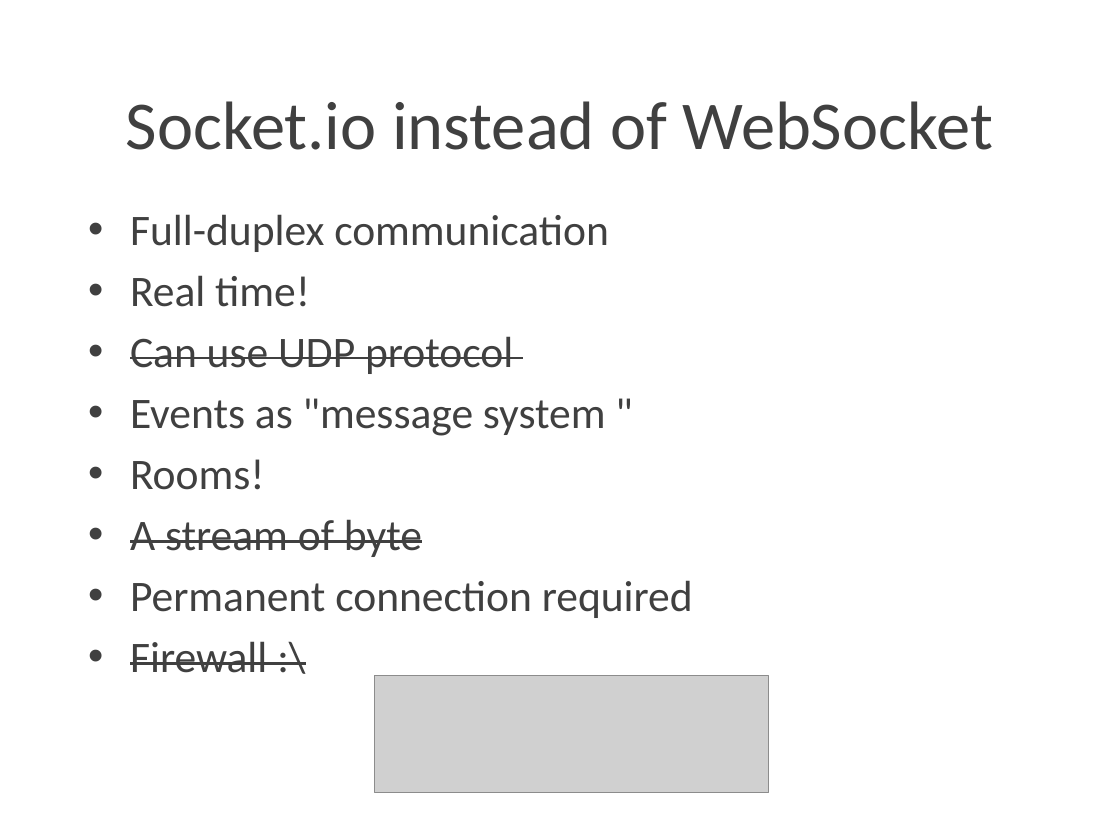
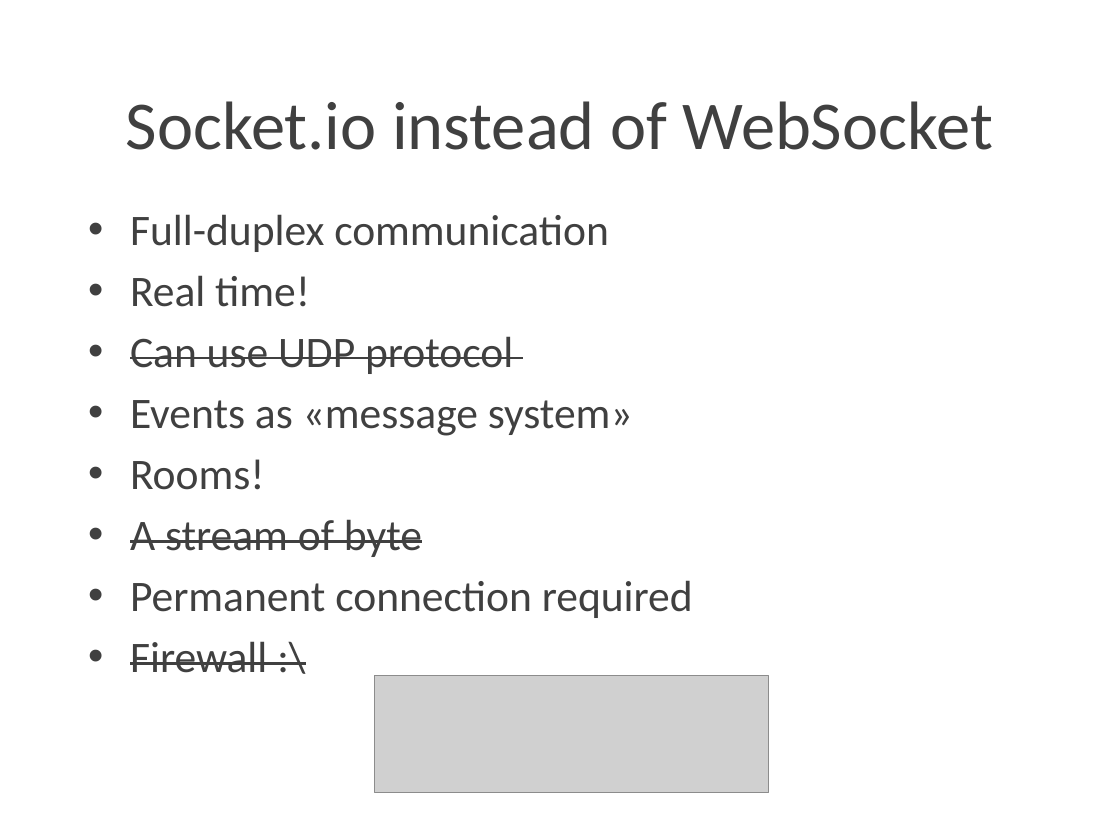
Before and after one commit to Lotti/codemotion2015, a slide deck: slide 18 of slides/slides.pptx (slide 17 before the commit). Drawn at 1120x840 pixels with LibreOffice and Linux fonts; fonts in the diff are those of the drawing; grey boxes stand for pictures; background and template pictures are left out. Boxes give left, top, right and bottom in pixels: in the first picture for what was removed or moved away, otherwise in the second. Text is boxed around its words. In the diff, an @@ line names an element or a change of style, - is before the commit and + after.

```diff
--- a/slides/slides.pptx
+++ b/slides/slides.pptx
@@ text at <box>130,400,633,436</box>: text changed @@
-• Events as "message system "
+• Events as «message system»
```
Also in this commit, not shown: 3 other slides changed, 1 slide added.
